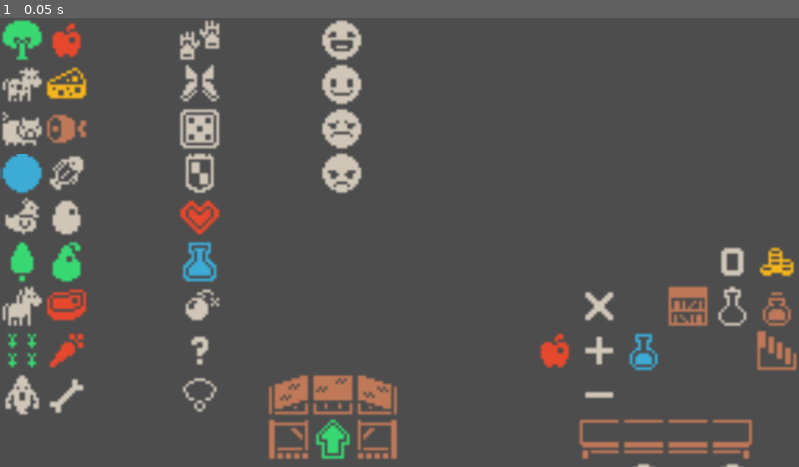
Above: before the commit, frame 1.
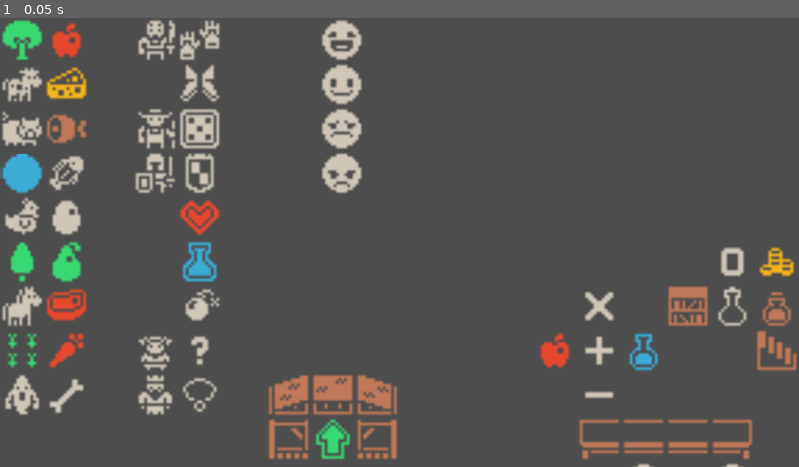
Above: after the commit, the same moment.

Repository: nagolyhprum/last-drop-brewery
Game: Godot game, scene res://main.tscn
Same seed, same stepped clock (60 frames per second), same inputs: the game is played once before the commit and once after it.
Inputs:
- Up to frame 1 (0.05 s): no input

The runs differ from the first frame. In frame 1, 1.2% of the frame differs, in the area x 16-23%, y 0-89%.

Commit message:
add some characters

Diff:
--- /dev/null
+++ b/Characters/Farmer.tscn
@@ -0,0 +1,9 @@
+[gd_scene load_steps=2 format=3 uid="uid://cvau75sqjpgo5"]
+
+[ext_resource type="Texture2D" uid="uid://c1a8r1t8ojjla" path="res://Images/colored-transparent_packed.png" id="1_ov862"]
+
+[node name="Farmer" type="Sprite2D"]
+texture = ExtResource("1_ov862")
+centered = false
+region_enabled = true
+region_rect = Rect2(496, 32, 16, 16)
--- /dev/null
+++ b/Characters/King.tscn
@@ -0,0 +1,9 @@
+[gd_scene load_steps=2 format=3 uid="uid://ck7yjvsy52nnc"]
+
+[ext_resource type="Texture2D" uid="uid://c1a8r1t8ojjla" path="res://Images/colored-transparent_packed.png" id="1_wi4ks"]
+
+[node name="King" type="Sprite2D"]
+texture = ExtResource("1_wi4ks")
+centered = false
+region_enabled = true
+region_rect = Rect2(448, 48, 16, 16)
--- /dev/null
+++ b/Characters/Merchant.tscn
@@ -0,0 +1,9 @@
+[gd_scene load_steps=2 format=3 uid="uid://bir8co2klupkm"]
+
+[ext_resource type="Texture2D" uid="uid://c1a8r1t8ojjla" path="res://Images/colored-transparent_packed.png" id="1_68b6f"]
+
+[node name="Merchant" type="Sprite2D"]
+texture = ExtResource("1_68b6f")
+centered = false
+region_enabled = true
+region_rect = Rect2(496, 48, 16, 16)
--- /dev/null
+++ b/Characters/Soldier.tscn
@@ -0,0 +1,9 @@
+[gd_scene load_steps=2 format=3 uid="uid://cmq5828jm2e8a"]
+
+[ext_resource type="Texture2D" uid="uid://c1a8r1t8ojjla" path="res://Images/colored-transparent_packed.png" id="1_geaum"]
+
+[node name="Soldier" type="Sprite2D"]
+texture = ExtResource("1_geaum")
+centered = false
+region_enabled = true
+region_rect = Rect2(448, 0, 16, 16)
--- /dev/null
+++ b/Characters/Warrior.tscn
@@ -0,0 +1,9 @@
+[gd_scene load_steps=2 format=3 uid="uid://bbfdheig4g0bt"]
+
+[ext_resource type="Texture2D" uid="uid://c1a8r1t8ojjla" path="res://Images/colored-transparent_packed.png" id="1_ehrr6"]
+
+[node name="Warrior" type="Sprite2D"]
+texture = ExtResource("1_ehrr6")
+centered = false
+region_enabled = true
+region_rect = Rect2(448, 32, 16, 16)
--- a/main.tscn
+++ b/main.tscn
@@ -32,6 +32,11 @@
 [ext_resource type="PackedScene" uid="uid://h2foshj4ruhl" path="res://Stats/Explosive.tscn" id="30_facbu"]
 [ext_resource type="PackedScene" uid="uid://pewwhnncwqwl" path="res://Stats/Unknown.tscn" id="31_b1qrp"]
 [ext_resource type="PackedScene" uid="uid://c0n7wfmn0adqv" path="res://Stats/Charisma.tscn" id="32_come4"]
+[ext_resource type="PackedScene" uid="uid://cvau75sqjpgo5" path="res://Characters/Farmer.tscn" id="33_facbu"]
+[ext_resource type="PackedScene" uid="uid://bir8co2klupkm" path="res://Characters/Merchant.tscn" id="33_jq2sk"]
+[ext_resource type="PackedScene" uid="uid://ck7yjvsy52nnc" path="res://Characters/King.tscn" id="35_b1qrp"]
+[ext_resource type="PackedScene" uid="uid://cmq5828jm2e8a" path="res://Characters/Soldier.tscn" id="36_come4"]
+[ext_resource type="PackedScene" uid="uid://bbfdheig4g0bt" path="res://Characters/Warrior.tscn" id="37_h8e4i"]
 
 [sub_resource type="TileSetAtlasSource" id="TileSetAtlasSource_1u8w0"]
 texture = ExtResource("23_d13ii")
@@ -1227,3 +1232,20 @@
 
 [node name="Charisma" parent="Stats" instance=ExtResource("32_come4")]
 offset = Vector2(64, 128)
+
+[node name="Characters" type="Node2D" parent="."]
+
+[node name="Farmer" parent="Characters" instance=ExtResource("33_facbu")]
+offset = Vector2(48, 32)
+
+[node name="Merchant" parent="Characters" instance=ExtResource("33_jq2sk")]
+offset = Vector2(48, 112)
+
+[node name="King" parent="Characters" instance=ExtResource("35_b1qrp")]
+offset = Vector2(48, 128)
+
+[node name="Soldier" parent="Characters" instance=ExtResource("36_come4")]
+offset = Vector2(48, 48)
+
+[node name="Warrior" parent="Characters" instance=ExtResource("37_h8e4i")]
+offset = Vector2(48, 0)
Not shown: 1 places in main.tscn that only renumber resources
